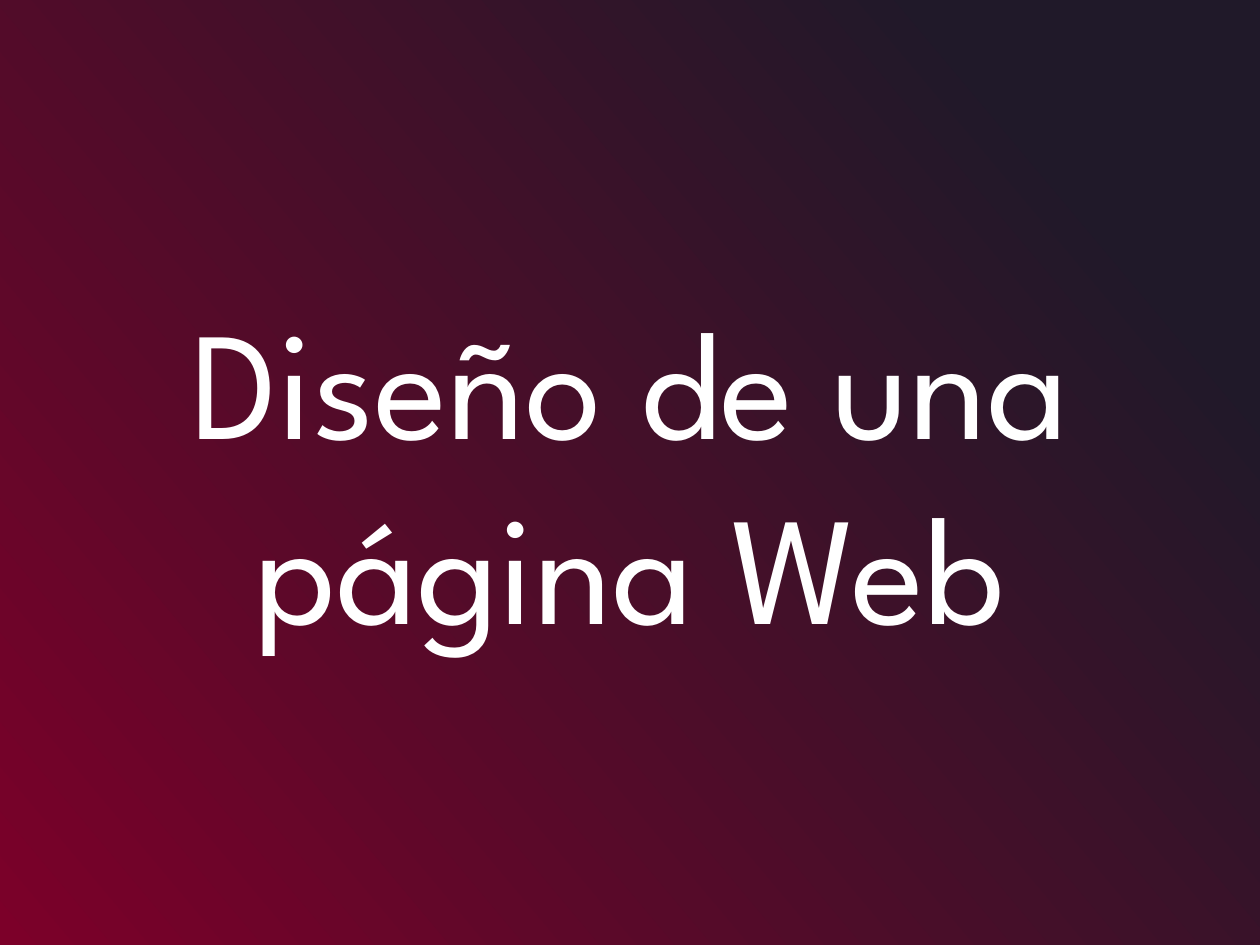
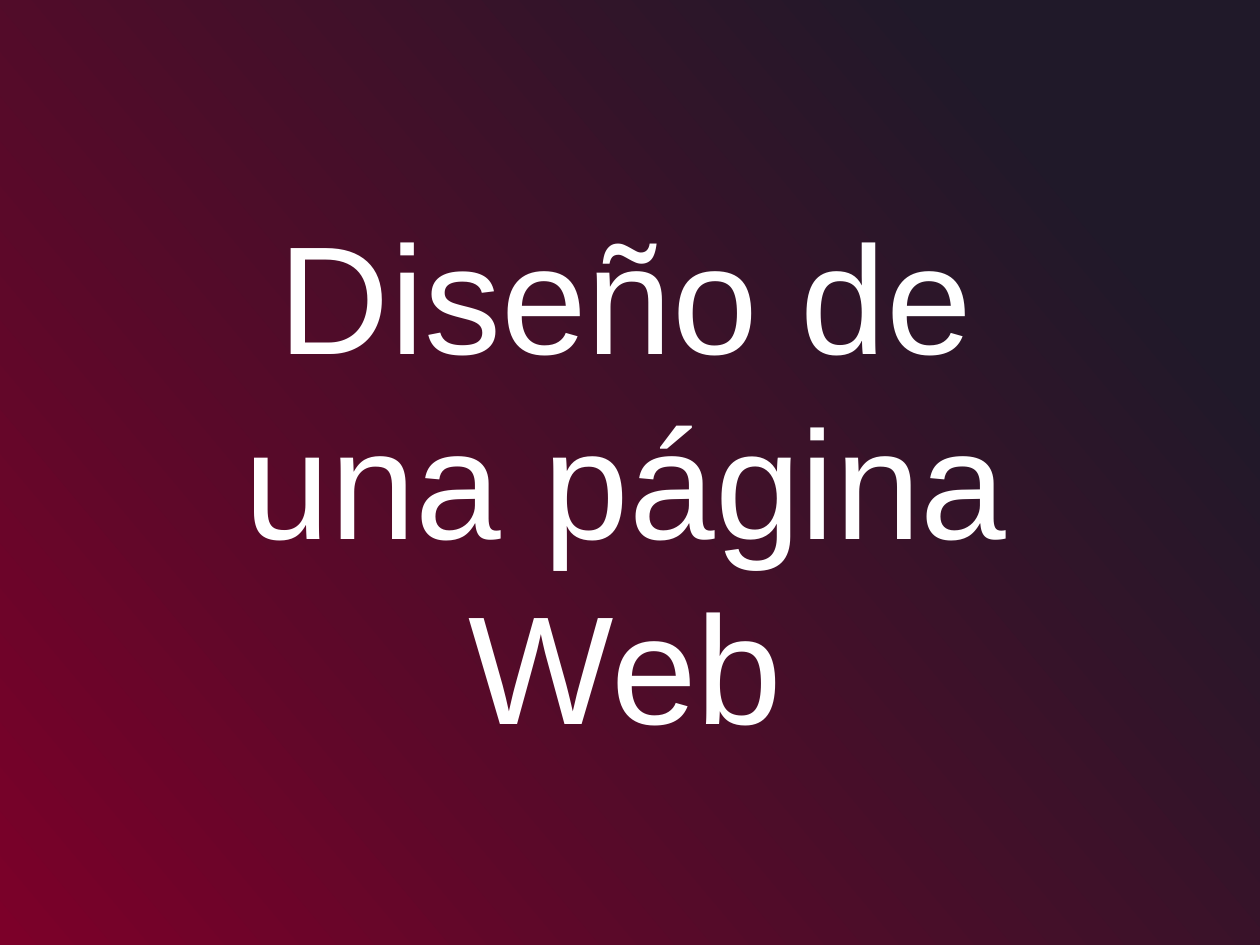
Before and after one commit to leonardotorre18/programacion_web_primer_modulo, a slide deck: slide 4 of contenido_curso/Programación Web - Día 1.pptx. Drawn at 1260x945 pixels with LibreOffice and Linux fonts; fonts in the diff are those of the drawing. Boxes give left, top, right and bottom in pixels: in the first picture for what was removed or moved away, otherwise in the second. Text is boxed around its words. In the diff, an @@ line names an element or a change of style, - is before the commit and + after.

```diff
--- a/contenido_curso/Programación Web - Día 1.pptx
+++ b/contenido_curso/Programación Web - Día 1.pptx
@@ text "Diseño de una página Web": place and size @@
-text "Diseño de una página Web" at bbox=[191, 333, 1069, 658]
+text "Diseño de una página Web" at bbox=[245, 242, 1006, 726]
@@ text "Diseño de una página Web" at bbox=[245, 242, 1006, 726]: font League Spartan to Arial @@
```
Also in this commit, not shown: 29 other slides changed, 1 slide added, 1 slide removed.
